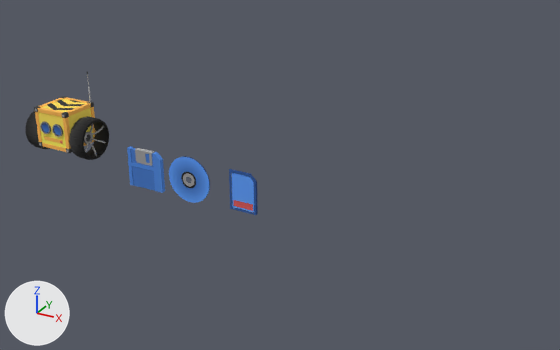
The Blender file Blender/robots.blend as it was, and as the next commit left it.
Rendered twice from a 50 mm lens placed at (27.8, -27.7, 15.2), pointed at (12.2, 0.6, 1.0). Every picture has the same lights, and +X, +Y and +Z are marked at lower left. The picture after the commit comes second.
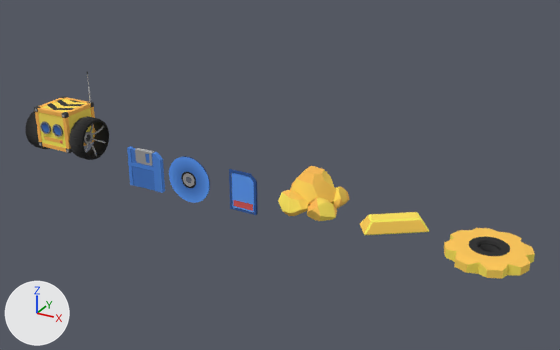
Location of each change, [x1, y1, x2, y2] in pixels of the pictures (560 x 350 px):
'Circle', added (orange): after [444, 228, 535, 279]
'Icosphere', added (yellow): after [278, 166, 349, 221]
'Cube.003', added (yellow): after [360, 212, 429, 235]

Edits to the bpy script that builds the scene:
```text
Add me_circle:
    me_circle.from_pydata(...)  # 336 vertices, 184 faces, 16 loose edges; spans x -1.7..1.7, y -1.7..1.7, z -0.32..0.22
    me_circle.materials.append(mat_material)  # picture img_robot_png
Add me_cube_003:
    me_cube_003.from_pydata(...)  # 24 vertices, 26 faces; spans x -1.38..1.38, y -0.53..0.53, z 0.0..0.58
    me_cube_003.materials.append(mat_material)  # picture img_robot_png
Add me_icosphere:
    me_icosphere.from_pydata(...)  # 104 vertices, 192 faces; spans x -1.29..1.55, y -1.97..1.08, z -1.24..0.49
    me_icosphere.polygons.foreach_set('use_smooth', [True] * 192)
    me_icosphere.materials.append(mat_material)  # picture img_robot_png
Add ob_circle:
    ob_circle = bpy.data.objects.new('Circle', me_circle)
    ob_circle.location = (22.0, 0.0, 0.0)
Add ob_cube_003:
    ob_cube_003 = bpy.data.objects.new('Cube.003', me_cube_003)
    ob_cube_003.location = (18.0, 0.0, 0.0)
    ob_cube_003.rotation_euler = (0.0, 0.0, 0.611)  # degrees (0, 0, 35)
Add ob_icosphere:
    ob_icosphere = bpy.data.objects.new('Icosphere', me_icosphere)
    ob_icosphere.location = (13.87, 0.93, 0.99)
```
